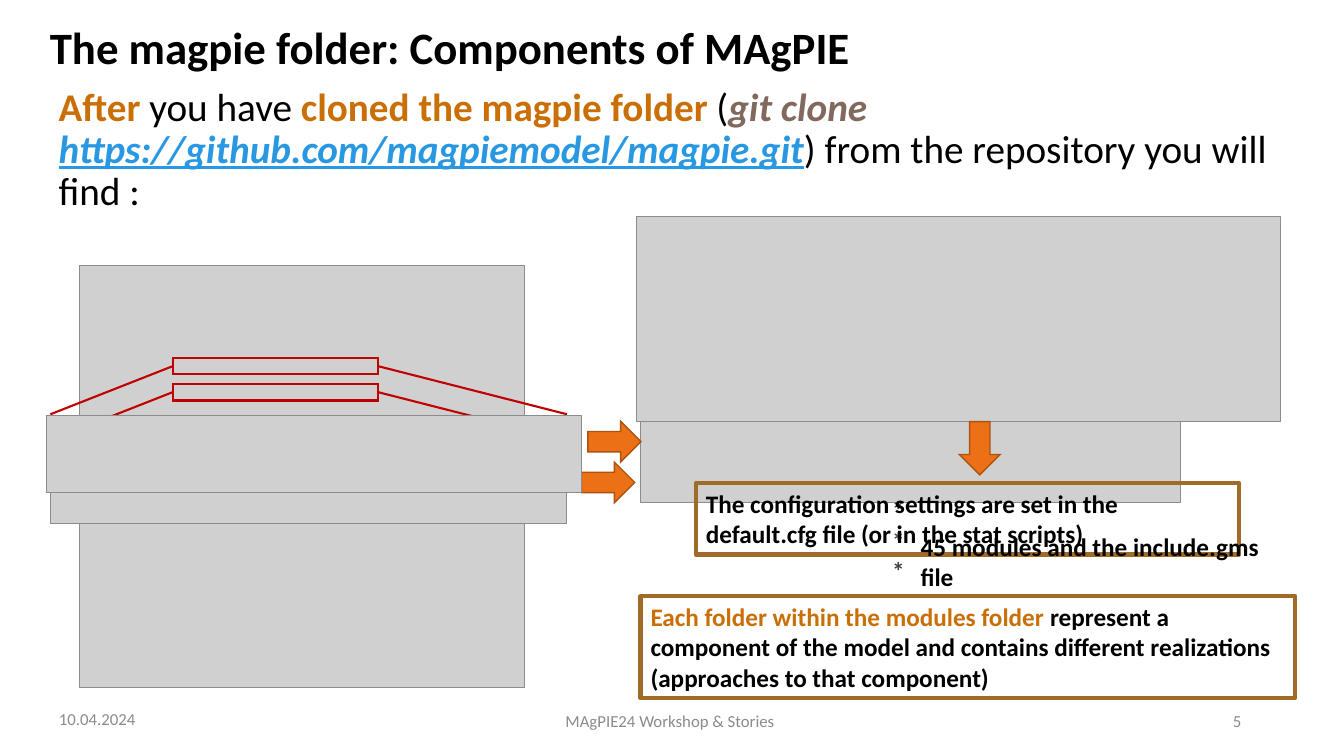
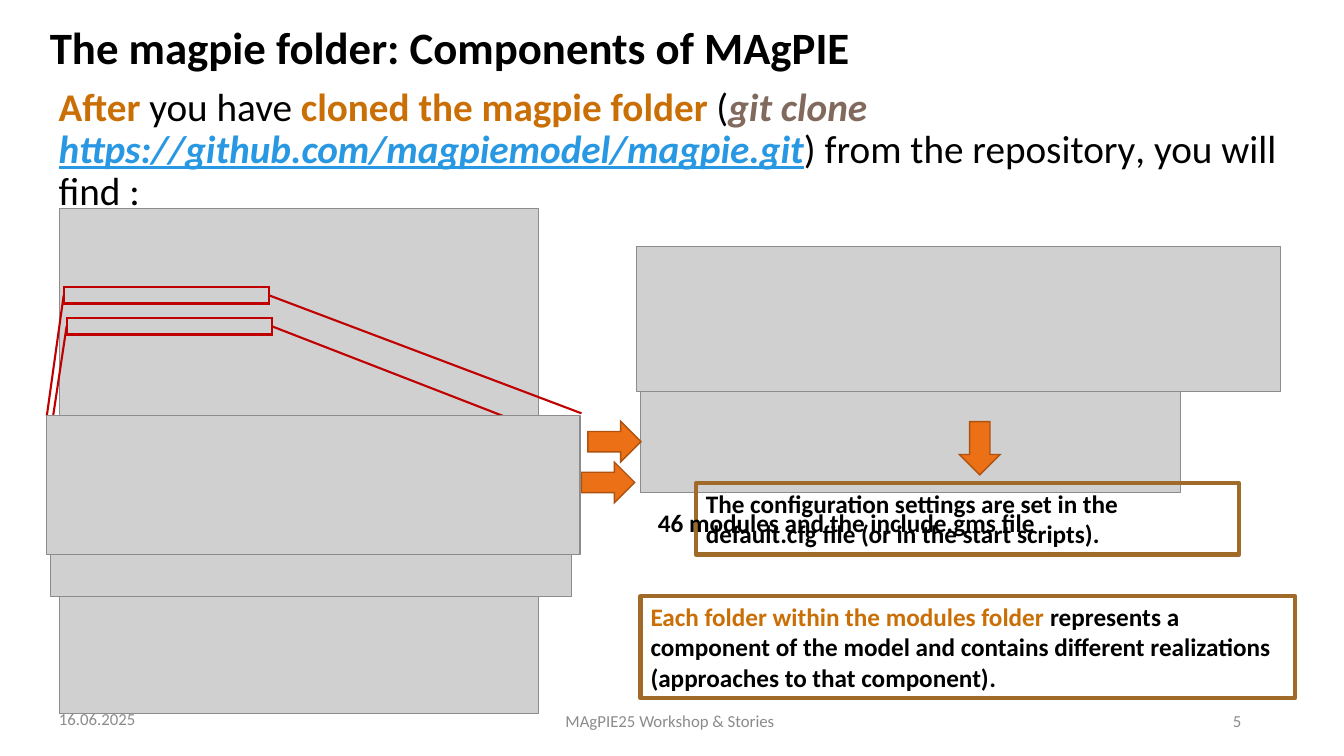
Before and after one commit to magpiemodel/magpiemodel.github.io, a slide deck: slide 5 of assets/slides/GAMS code, modules & realizations.pptx. Drawn at 1344x756 pixels with LibreOffice and Linux fonts; fonts in the diff are those of the drawing; grey boxes stand for pictures; background and template pictures are left out. Boxes give left, top, right and bottom in pixels: in the first picture for what was removed or moved away, otherwise in the second. Text is boxed around its words. In the diff, an @@ line names an element or a change of style, - is before the commit and + after.

Commit message:
Update pdf- and pptx-files

```diff
--- a/assets/slides/GAMS code, modules & realizations.pptx
+++ b/assets/slides/GAMS code, modules & realizations.pptx
@@ text at [59,92,1276,216]: text changed @@
-After you have cloned the magpie folder (git clone https://github.com/magpiemodel/magpie.git) from the repository you will find :
+After you have cloned the magpie folder (git clone https://github.com/magpiemodel/magpie.git) from the repository, you will find :
@@ picture: place and size @@
-picture at [80,265,524,687]
+picture at [59,209,538,714]
@@ picture: place and size @@
-picture at [637,217,1280,421]
+picture at [637,247,1280,391]
@@ line moved from (173, 366) - (50, 414) to (64, 295) - (46, 416) @@
@@ rectangle: place and size @@
-rectangle at [173,358,378,375]
+rectangle at [64,287,268,304]
@@ line moved from (378, 366) - (568, 414) to (269, 295) - (582, 413) @@
@@ picture: place and size @@
-picture at [640,264,1181,503]
+picture at [640,273,1181,493]
@@ line moved from (173, 392) - (50, 441) to (67, 327) - (49, 439) @@
@@ rectangle: place and size @@
-rectangle at [173,384,378,401]
+rectangle at [67,318,271,335]
@@ line moved from (378, 392) - (568, 441) to (271, 327) - (569, 442) @@
@@ picture: place and size @@
-picture at [46,415,582,493]
+picture at [46,415,580,555]
@@ picture: place and size @@
-picture at [50,442,568,524]
+picture at [50,442,572,597]
@@ text in rectangle at [706,495,1118,547]: text changed @@
-The configuration settings are set in the default.cfg file (or in the stat scripts)
+The configuration settings are set in the default.cfg file (or in the start scripts).
@@ text removed at [882,490,915,592] @@
-*
-*
-*
@@ text at [658,512,1035,539]: text changed @@
-45 modules and the include.gms file
+46 modules and the include.gms file
@@ text in rectangle at [651,608,1270,691]: text changed @@
-Each folder within the modules folder represent a component of the model and contains different realizations (approaches to that component)
+Each folder within the modules folder represents a component of the model and contains different realizations (approaches to that component).
@@ text at [59,711,135,725]: text changed @@
-10.04.2024
+16.06.2025
@@ text at [565,715,775,730]: text changed @@
-MAgPIE24 Workshop & Stories
+MAgPIE25 Workshop & Stories
```
Also in this commit, not shown: 11 other slides changed, 1 other file.
